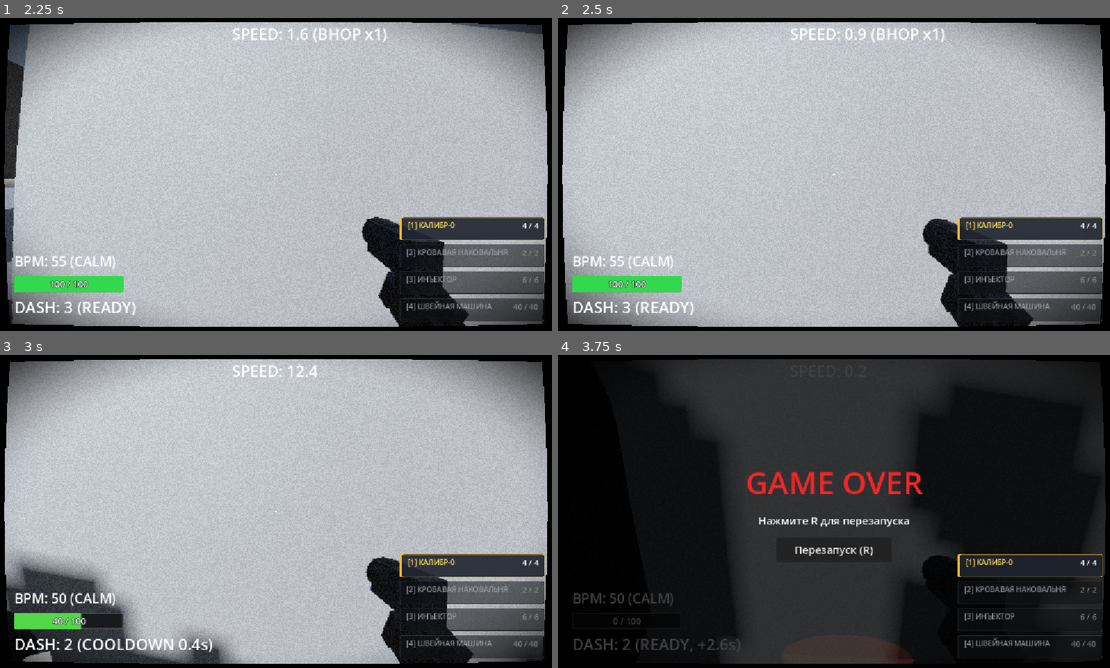
Above: before the commit, frames 1-4 (two rows, left to right).
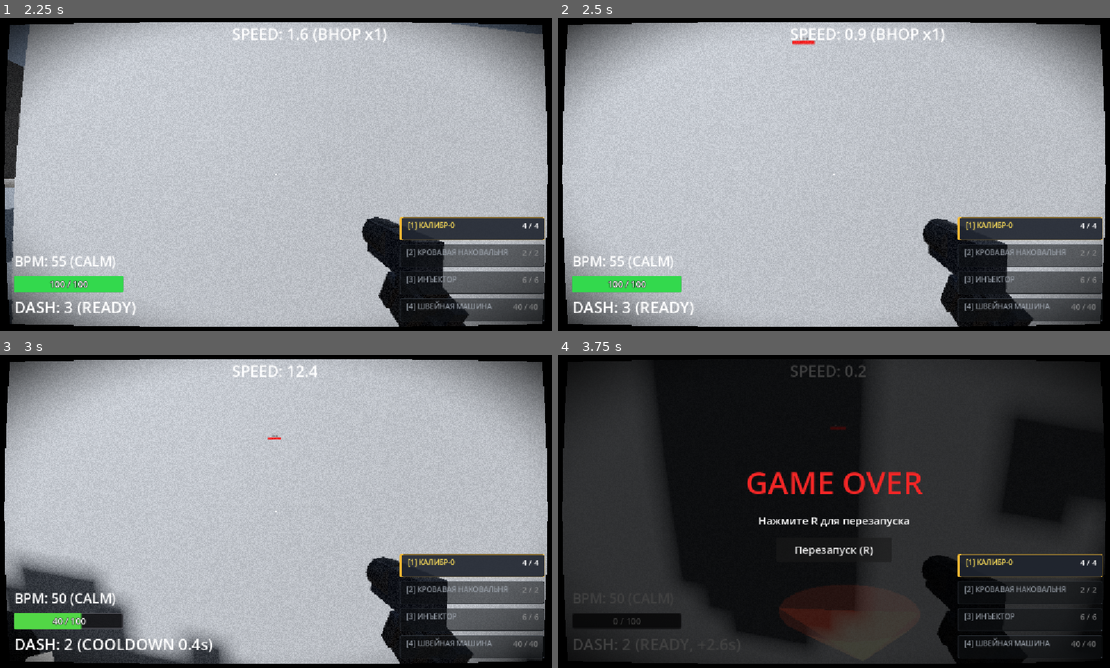
Above: after the commit, the same moments.

Repository: ggou3/voidkill
Game: Godot game, scene res://world.tscn
Two runs of this game, one before a commit and one after it. Both use one fixed random seed, a clock stepped at 60 frames per second and the inputs below.
Inputs (mouse positions are in pixels of both pictures, inside the frame that each line leads up to):
- Up to frame 1 (2.25 s): tap Enter at 0.5 s; move the mouse to (309, 174) at 0.52 s; hold F (melee) 0.53-1.28 s; hold W (move_forward) from 0.53 s (still down); tap Space (jump) at 0.77, 1.52 s; tap Ctrl (slide) at 0.8, 1.35 s; move the mouse to (248, 174) at 1.27 s; tap F (melee) at 1.55 s; move the mouse to (292, 168) at 2.02 s; hold Right mouse button (alt_fire) from 2.03 s (still down)
- Up to frame 2 (2.5 s): keep holding W (move_forward); keep holding Right mouse button (alt_fire); tap Ctrl (slide) at 2.3 s
- Up to frame 3 (3 s): keep holding W (move_forward); move the mouse to (270, 517) at 2.77 s; release Right mouse button (alt_fire) at 2.78 s; tap Shift (dash) at 2.85 s
- Up to frame 4 (3.75 s): tap Space (jump) at 3.02 s; tap F (melee) at 3.05 s; move the mouse to (999, 558) at 3.52 s; release W (move_forward) at 3.53 s; hold A (move_left) from 3.53 s (still down); hold F (melee) from 3.53 s (still down)

Frame 1 is identical in both runs. In frame 2, less than 0.1% of the frame differs, in the area x 42-47%, y 6-9%; in frame 3, less than 0.1%; in frame 4, 47%, in the area x 0-100%, y 1-99%.

Commit message:
Preserve enemy lunge inertia with ballistic free-fall phase until landing

Diff:
--- a/enemy.gd
+++ b/enemy.gd
@@ -708,10 +708,45 @@
 		# Расчёт фактически пройденного 3D-расстояния от точки старта рывка
 		var covered_dist = global_position.distance_to(lunge_start_pos)
 
-		# Завершение рывка строго по прохождению полной дистанции или по истечению таймаута
+		# Завершение активного импульса рывка строго по прохождению полной дистанции или по истечению таймаута
 		if covered_dist >= lunge_target_distance or lunge_timer <= 0.0:
-			print("[%s] LUNGE DASH FINISHED: traveled %.2fm / %.2fm (hit_player: %s)" % [
-				name, covered_dist, lunge_target_distance, lunge_has_hit
+			print("[%s] LUNGE DASH DISTANCE REACHED: traveled %.2fm / %.2fm (hit_player: %s, on_floor: %s). Handing over to ballistic inertia." % [
+				name, covered_dist, lunge_target_distance, lunge_has_hit, is_on_floor()
+			])
+			_reset_lunge_visuals()
+			if not is_on_floor():
+				# В воздухе: переходим в фазу 3 (свободное падение по баллистической траектории с сохранением инерции)
+				lunge_phase = 3
+				lunge_timer = 2.5 # Защитный таймаут падения
+			else:
+				# Уже на земле: сохраняем скорость и передаем управление CHASE
+				end_lunge()
+
+	elif lunge_phase == 3:
+		# Фаза 3: Свободное падение по баллистической траектории с сохранением инерции
+		# В воздухе действует лёгкое сопротивление воздуха на горизонтальную скорость
+		var air_drag = 0.8
+		velocity.x = lerp(velocity.x, 0.0, air_drag * delta)
+		velocity.z = lerp(velocity.z, 0.0, air_drag * delta)
+		# Вертикальная скорость velocity.y падает под действием гравитации в _physics_process()
+
+		# Проверка нанесения урона при столкновении с игроком в падении
+		if not lunge_has_hit:
+			for i in range(get_slide_collision_count()):
+				var col = get_slide_collision(i)
+				var collider = col.get_collider()
+				if is_instance_valid(collider) and collider.is_in_group("player"):
+					_on_lunge_hit_player(collider)
+					break
+			if not lunge_has_hit and is_instance_valid(target_player):
+				var dist = global_position.distance_to(target_player.global_position)
+				if dist <= 1.6:
+					_on_lunge_hit_player(target_player)
+
+		# Приземление: возврат управления NavigationAgent3D только после касания земли (или по таймауту)
+		if is_on_floor() or lunge_timer <= 0.0:
+			print("[%s] LUNGE LANDED on floor! (is_on_floor: %s, vel: (%.1f, %.1f, %.1f)). Resuming chase." % [
+				name, is_on_floor(), velocity.x, velocity.y, velocity.z
 			])
 			end_lunge()
 
@@ -728,10 +763,9 @@
 func end_lunge():
 	_reset_lunge_visuals()
 	lunge_phase = 0
-	# Сброс остаточной скорости выпада
-	velocity.x *= 0.2
-	velocity.z *= 0.2
-	velocity.y = min(velocity.y, 2.0)
+	# Сохраняем текущую скорость по инерции, НЕ гасим velocity резко!
+	# Управление передается обратно NavigationAgent3D / _apply_movement,
+	# которая плавно сглаживает скорость через acceleration
 	set_state(State.CHASE)
 
 func _reset_lunge_visuals():
Not shown, changed: DESIGN.md
